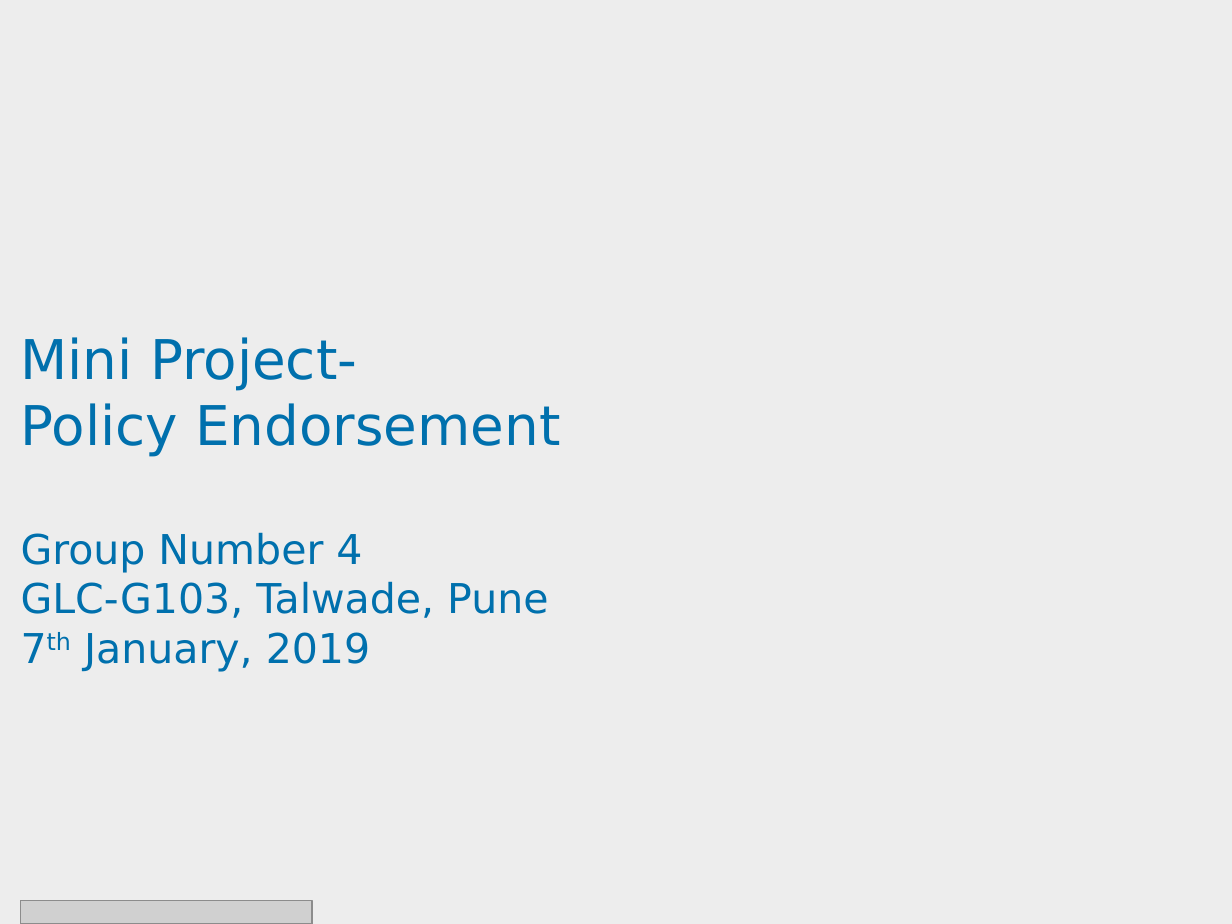
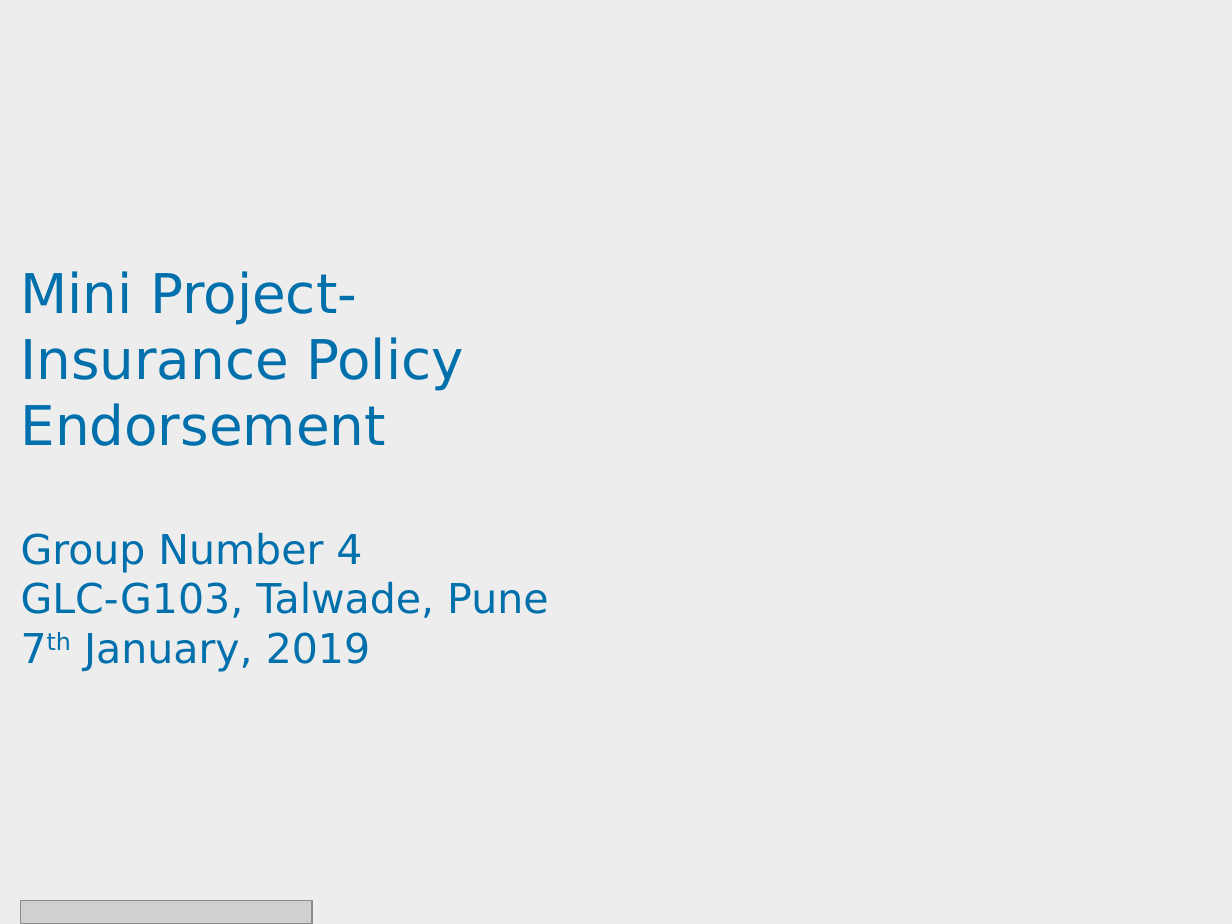
Before and after one commit to sarthakdubey56/PolicyEndorsement, a slide deck: slide 1 of MiniProject.pptx. Drawn at 1232x924 pixels with LibreOffice and Linux fonts; fonts in the diff are those of the drawing; grey boxes stand for pictures; background and template pictures are left out. Boxes give left, top, right and bottom in pixels: in the first picture for what was removed or moved away, otherwise in the second. Text is boxed around its words. In the diff, an @@ line names an element or a change of style, - is before the commit and + after.

```diff
--- a/MiniProject.pptx
+++ b/MiniProject.pptx
@@ title at (21,271,463,446): text changed @@
-Mini Project-
-Policy Endorsement
+Mini Project-
+Insurance Policy Endorsement
```
Also in this commit, not shown: 2 other slides changed, 5 slides added, 3 slides removed.
